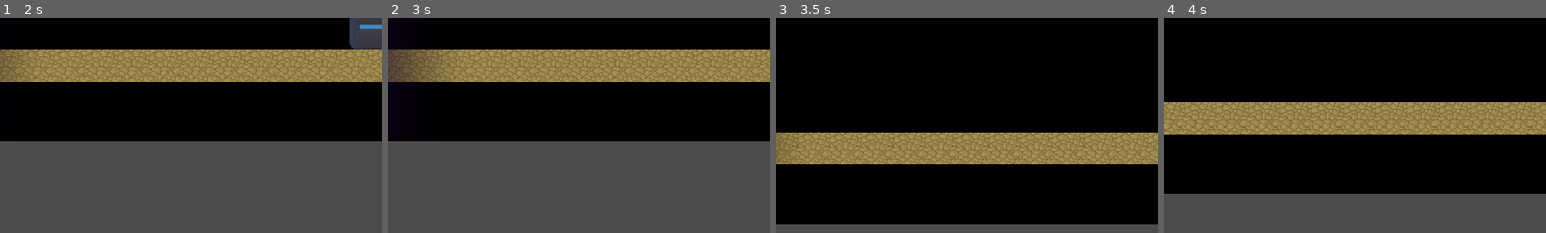
Above: before the commit, frames 1-4 (left to right).
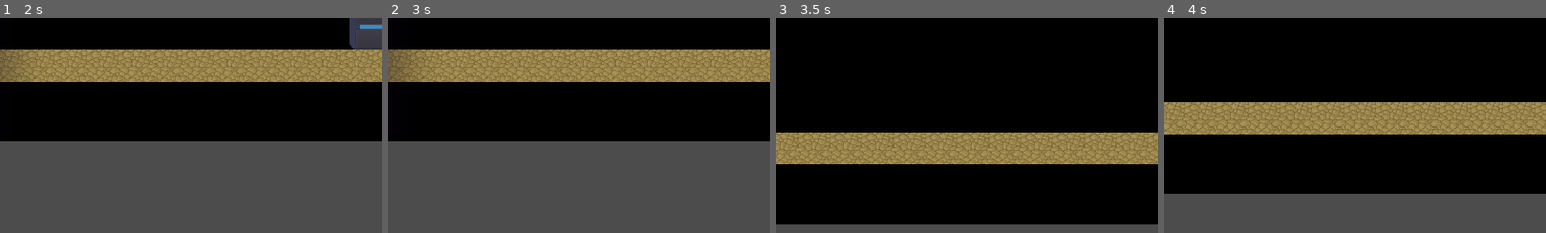
Above: after the commit, the same moments.

Repository: Kreateer/game-off-2020
Game: Godot game, scene res://scenes/Main.tscn
Same seed, same stepped clock (60 frames per second), same inputs: the game is played once before the commit and once after it. The engine's default icon, where the game draws it, is replaced by a stand-in: a white triangle on a blue panel in a dark square.
Inputs:
- Up to frame 1 (2 s): click "Start" at 0.5 s; click "Pause" at 1.25 s
- Up to frame 2 (3 s): click "Resume" at 2 s; tap Enter at 2.75 s; hold D (right) from 2.78 s (still down)
- Up to frame 3 (3.5 s): keep holding D (right); tap W (jump) at 3.02 s
- Up to frame 4 (4 s): keep holding D (right); tap W (jump) at 3.77 s
The pictures show only the part of the screen within x 0-50%, y 50-100%; the shares and areas given below are measured in that part.

Frame 1 is identical in both runs. In frame 2, 1.4% of the frame differs, in the area x 0-12%, y 14-30%; in frame 3, less than 0.1%; in frame 4, nothing differs.

Commit message:
Add player death on oxygen expire & comment code (Fixes $123)
This commit lets the Player die once their oxygen expires (as shown by the Oxygen bar) by using the 'player_oxygen' function.
For testing purposes, 'Darkness' has been slowed down.

This commit also comments main code scripts to slightly improve readability.

Diff:
--- a/scenes/Tutorial.tscn
+++ b/scenes/Tutorial.tscn
@@ -112,6 +112,7 @@
 }
 
 [node name="OxygenTimer" type="Timer" parent="CanvasLayer/Oxygen"]
+one_shot = true
 
 [node name="AudioStreamPlayer" type="AudioStreamPlayer" parent="."]
 
--- a/scripts/Darkness/Darkness.gd
+++ b/scripts/Darkness/Darkness.gd
@@ -2,7 +2,7 @@
 
 signal DamageArea_PlayerCollision()
 
-var DARKNESS_BASE_SPEED = 0.06
+var DARKNESS_BASE_SPEED = 0.01
 # TODO: change based on external factors (ie, powerups, level, difficulty)
 var modifier = 10
 
--- a/scripts/GUI.gd
+++ b/scripts/GUI.gd
@@ -13,17 +13,19 @@
 func game_lose():
 	pass
 
+# Updates the Score label for the Player
 func update_score(score):
 	#get_node("/root/Main/Player/Camera2D/Score").text = str(score)
 	#get_node("/root/Main/Player/Camera2D/Score").text = str(score)
 	get_node("/root/Tutorial/CanvasLayer/Score").text = str(score)
 
+# Shows the 'Game Over' screen
 func show_game_over():
 	show_message("Game Over!")
 	$RetryButton.show()
 
 
-# When the Start button is pressed
+# Change scene to Tutorial level to start the game
 func _on_StartButton_pressed():
 	$Title.hide()
 	$StartButton.hide()
@@ -46,7 +48,7 @@
 func _on_ExitButton_pressed():
 	get_tree().quit()
 
-
+# Hide 'Game Over' screen and reset progress to start of level
 func _on_RetryButton_pressed():
 	$Title.hide()
 	$RetryButton.hide()
--- a/scripts/Main.gd
+++ b/scripts/Main.gd
@@ -9,19 +9,23 @@
 onready var player_position = $Player.position
 
 func _ready():
+	# Set all values to default oxygen value
 	oxygen_bar.max_value = oxygen
 	oxygen_bar.value = oxygen
 	oxygen_timer.wait_time = oxygen
 	new_game()
 
-
 #func _process(delta):
 #	pass
 
 func _physics_process(delta):
+	# Reduce the oxygen bar value by remaining time
+	# left in the OxygenTimer
 	oxygen_bar.value = oxygen_timer.time_left
 
 func new_game():
+	# Set default values, show Player, UI
+	# and start Darkness and timers
 	score = 0
 	darkness.reset()
 	$Player.reset()
@@ -32,6 +36,7 @@
 	oxygen_timer.start()
 	#$Player.start($Player/StartPosition.position)
 	#$StartTimer.start()
+
 	# IMPORTANT: Wait for darkness and player transforms before enabling
 	# darkness again, otherwise we get collisions causing invalid player death.
 	yield(get_tree().create_timer(1.0), "timeout")
@@ -45,9 +50,13 @@
 	$GUI.show_game_over()
 	#$Music.stop()
 
+# Once OxygenTimer runs out, the Player's oxygen
+# effectively expires, which kills the Player.
 
 func _on_OxygenTimer_timeout():
-	$Player.player_oxygen(1)
+	$Player.player_oxygen(0, true)
+
+# Once the Player 'dies', show Game Over screen
 
 func _on_Player_Dead():
 	game_over()
--- a/scripts/Player.gd
+++ b/scripts/Player.gd
@@ -17,7 +17,7 @@
 var edge_lvl_r = 5
 var edge_lvl_l = 8
 
-var screen_size # Empty var
+var screen_size # Empty var to hold screen size
 var origin = Vector2()
 
 # Called when the node enters the scene tree for the first time.
@@ -35,6 +35,7 @@
 	oxygen = max_oxygen
 	alive = true
 
+# Main Player movement
 func get_input():
 	velocity.x = 0
 	var right = Input.is_action_pressed("right")
@@ -49,6 +50,7 @@
 	if left:
 		velocity.x -= movement_speed
 
+# Main player damage function
 func player_damage(amount):
 	if !alive:
 		return
@@ -57,6 +59,7 @@
 	if health <= 0:
 		_die()
 
+# Main player heal function
 func player_heal(amount):
 	if health != max_health:
 		health += amount
@@ -64,11 +67,14 @@
 	else:
 		pass
 
-func player_oxygen(amount):
+# Main player oxygen function
+func player_oxygen(amount, empty = false):
 	if oxygen != max_oxygen:
 		oxygen -= amount
 		print("Oxygen lost {0} points".format([amount]))
 	elif oxygen <= 0:
+		_die()
+	elif empty == true:
 		_die()
 	else:
 		pass
@@ -87,16 +93,20 @@
 func _process(delta):
 	if alive: # Only create velocity when player is alive
 		position += velocity * delta
+		# Clamp Player to screen edge(s), so they don't go off screen
 		position.x = clamp(position.x, edge_lvl_l, screen_size.x - edge_lvl_r)
 
+# Hide pickup on Player body collision
 func _on_PickupItem1_body_entered(body):
 	hide()
 
+# Kill Player on Darkness collision
 func _on_Darkness_DamageArea_PlayerCollision():
 	if !alive:
 		return
 	_die()
 
+# Main Player death function
 func _die():
 	alive = false
 	emit_signal("Dead")
